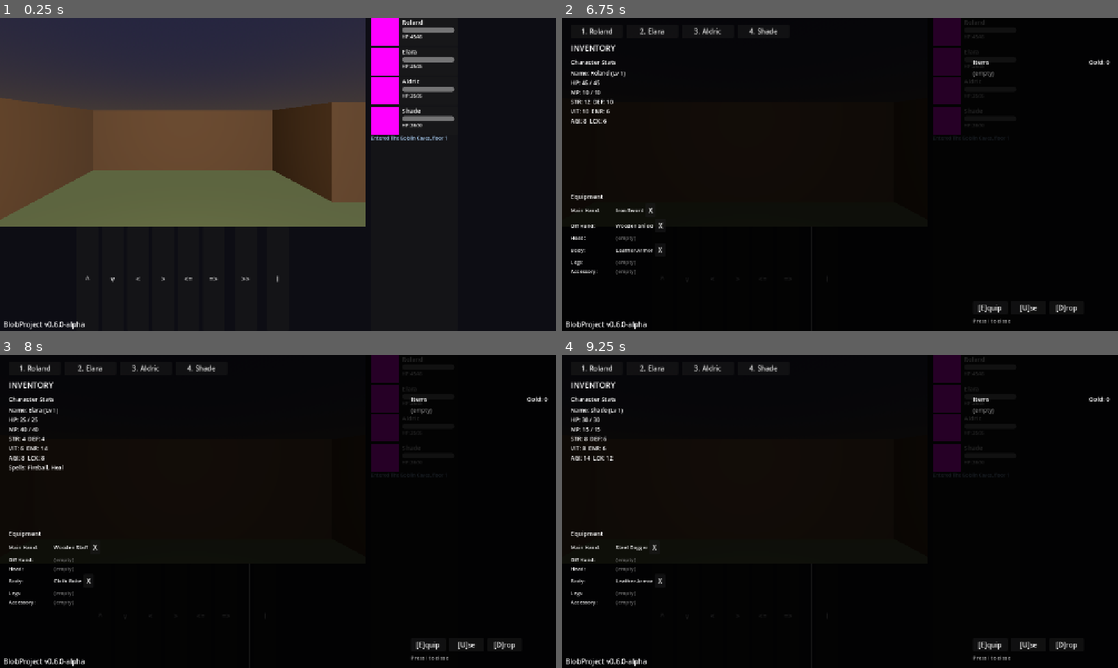
Above: before the commit, frames 1-4 (two rows, left to right).
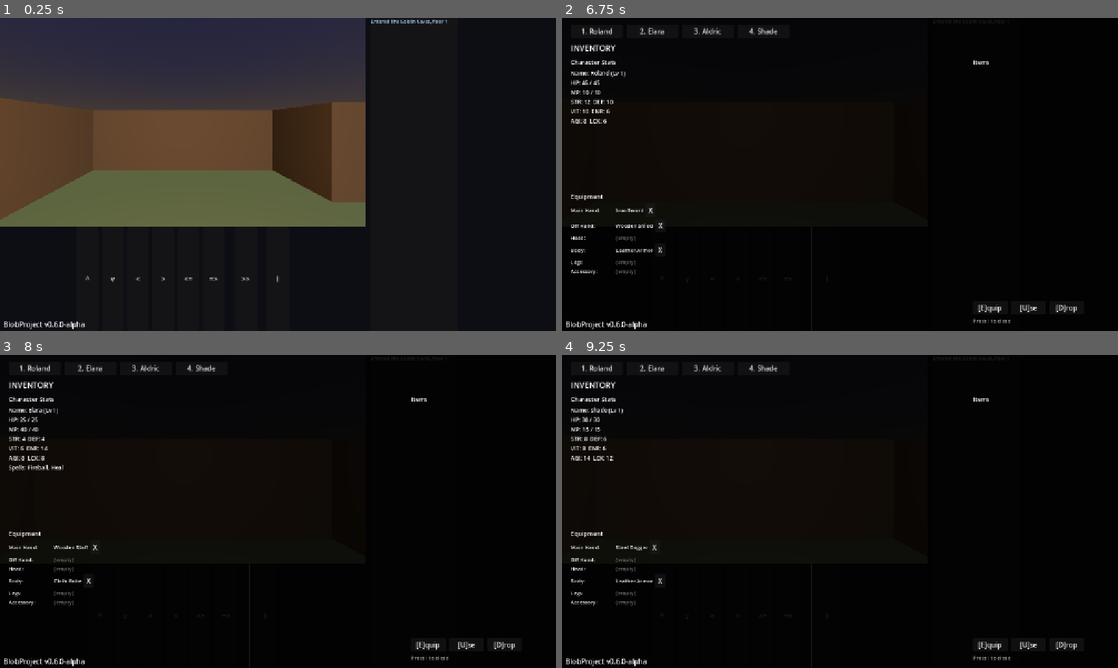
Above: after the commit, the same moments.

Repository: drax-xard/BlobProject
Game: Godot game, scene res://scenes/main.tscn
The game is run twice, just before and just after one commit, with the same random seed, the same clock (stepped at 60 frames per second) and the same inputs.
Inputs:
- Up to frame 1 (0.25 s): no input
- Up to frame 2 (6.75 s): click "^" at 0.5 s; click "^" at 1.25 s; click "v" at 2 s; click "<" at 2.75 s; click ">" at 3.5 s; click "<=" at 4.25 s; click "=>" at 5 s; click "I" at 5.75 s; click "1. Roland" at 6.5 s
- Up to frame 3 (8 s): click "2. Elara" at 7.25 s
- Up to frame 4 (9.25 s): click "3. Aldric" at 8 s; click "4. Shade" at 8.75 s

The runs differ from the first frame. In frame 1, 2.9% of the frame differs, in the area x 66-82%, y 0-40%; in frame 2, 1.8%; in frame 3, 1.8%; in frame 4, 1.8%.
Error after the commit: Parse Error: Cannot infer the type of "member" variable because the value doesn't have a set type. (res://scripts/ui/party_display.gd:53)

Commit message:
fix: Use untyped Array for party/inventory to allow JSON load assignment
JSON.parse() returns plain Array, which can't be assigned to
Array[Dictionary]. Changed party and inventory to untyped Array.

Diff:
--- a/scripts/core/game_manager.gd
+++ b/scripts/core/game_manager.gd
@@ -28,12 +28,12 @@
 var saved_player_pos: Vector2i = Vector2i.ZERO
 var saved_player_facing: int = 0
 
-var party: Array[Dictionary] = []
+var party: Array = []
 var party_size: int:
 	get:
 		return party.size()
 
-var inventory: Array[Dictionary] = []
+var inventory: Array = []
 var gold: int = 0
 
 func _ready() -> void:
